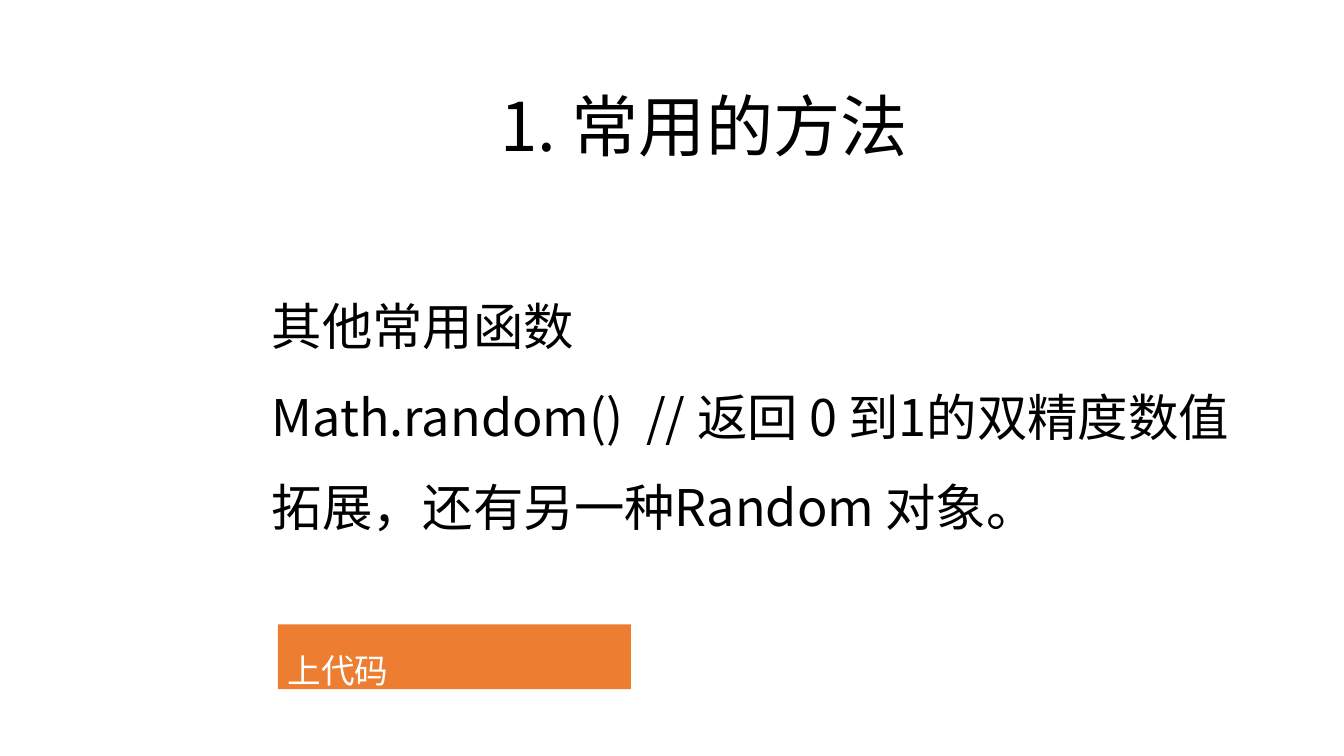
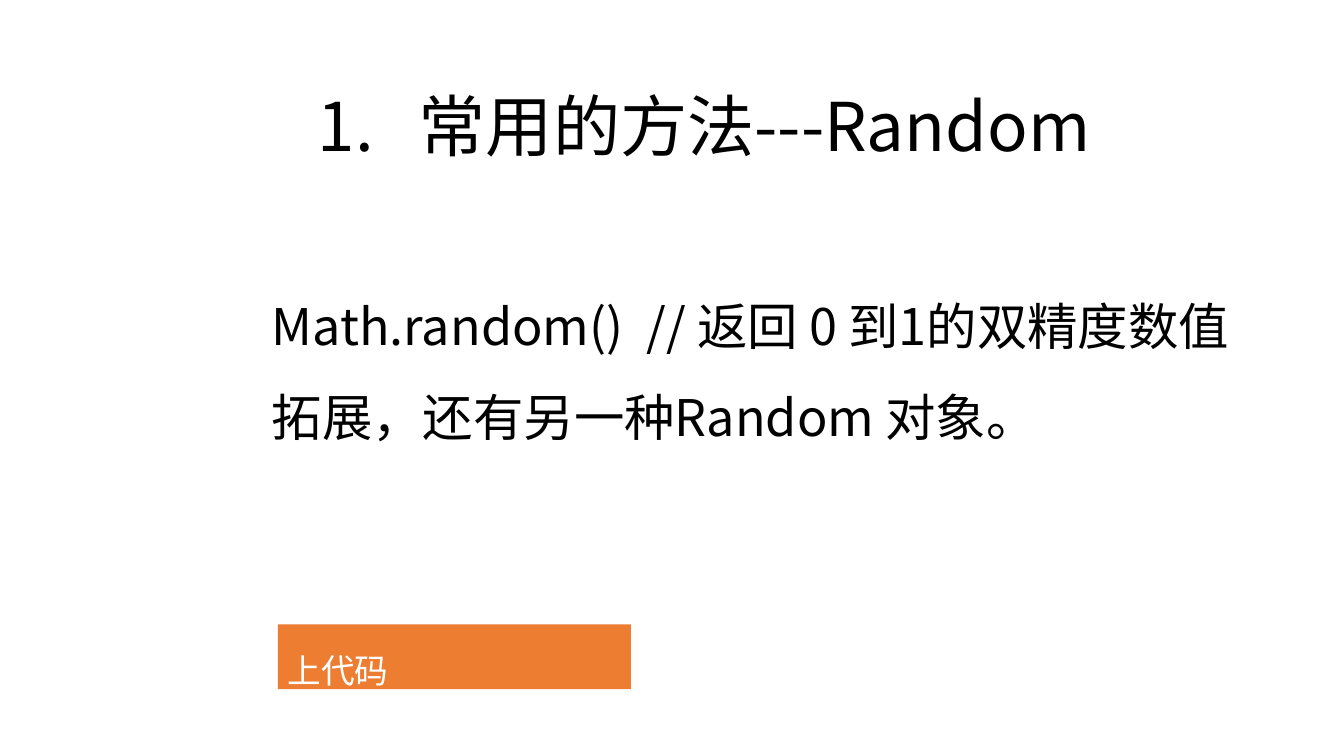
Before and after one commit to zjyesir/hmc_java_1, a slide deck: slide 6 of ppt/3 串.pptx. Drawn at 1344x756 pixels with LibreOffice and Linux fonts; fonts in the diff are those of the drawing; background and template pictures are left out. Boxes give left, top, right and bottom in pixels: in the first picture for what was removed or moved away, otherwise in the second. Text is boxed around its words. In the diff, an @@ line names an element or a change of style, - is before the commit and + after.

Commit message:
数字函数，字符，字符串 章节好了

```diff
--- a/ppt/3 串.pptx
+++ b/ppt/3 串.pptx
@@ text at (419,94,1091,157): text changed @@
-1. 常用的方法
+1. 常用的方法---Random
@@ text at (272,302,574,349): paragraph removed @@
-其他常用函数
```
Also in this commit, not shown: 4 other slides changed, 5 slides added, 22 slides removed, 2 other files.
